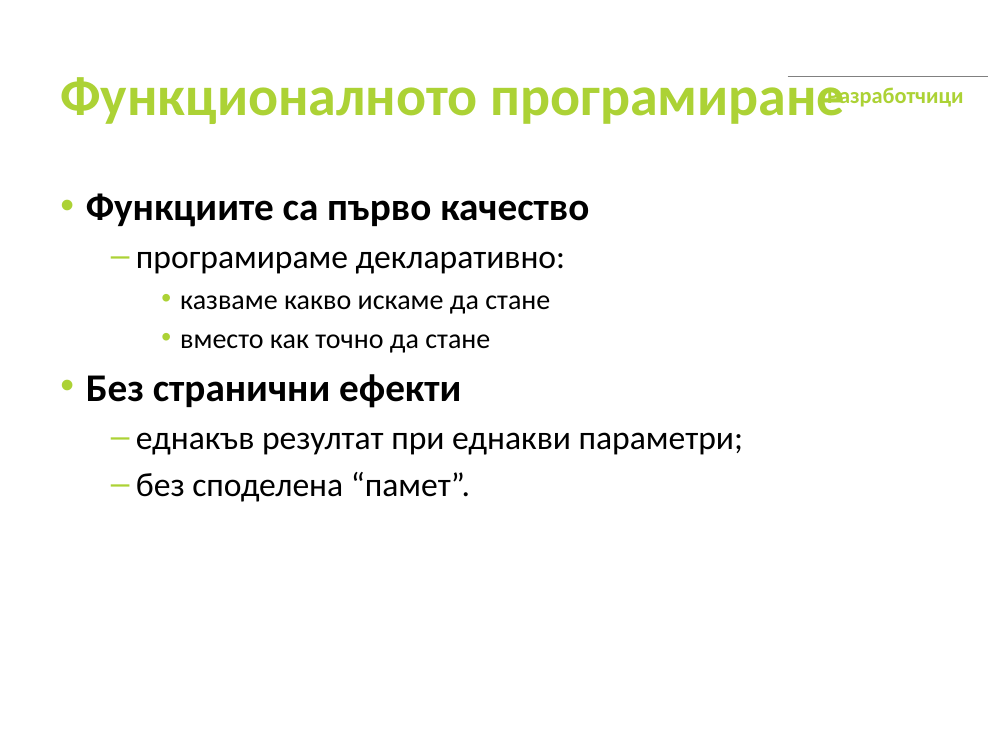
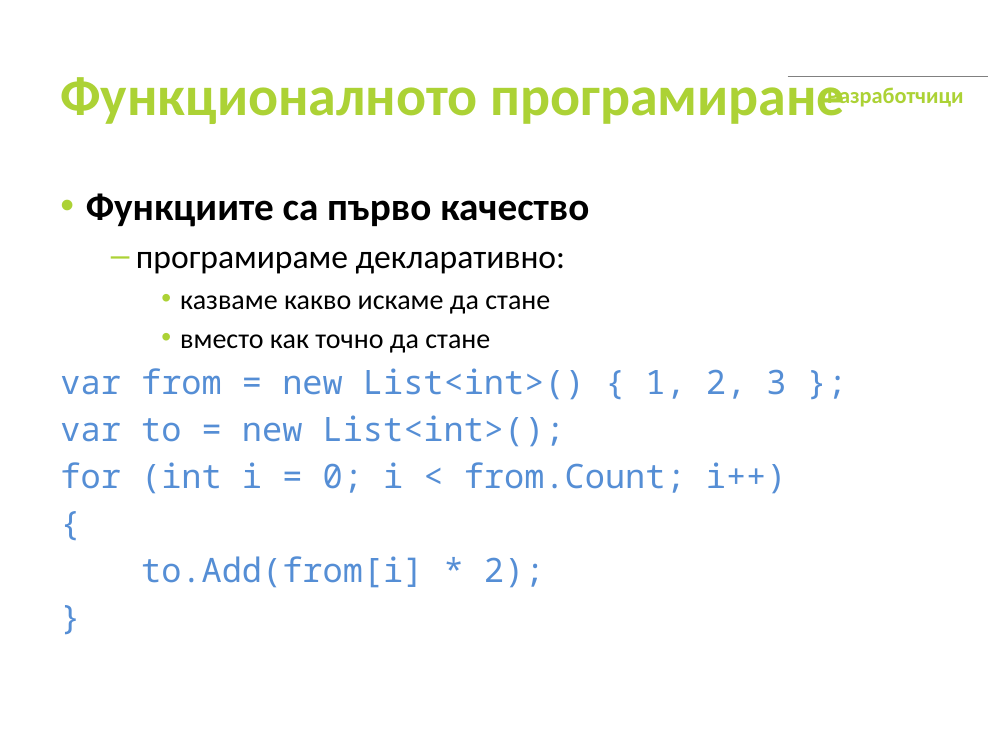
Before and after one commit to hdeshev/fsharp-msdays09, a slide deck: slide 6 of MSDays09_HristoDeshev.pptx. Drawn at 1008x756 pixels with LibreOffice and Linux fonts; fonts in the diff are those of the drawing; background and template pictures are left out. Boxes give left, top, right and bottom in pixels: in the first picture for what was removed or moved away, otherwise in the second. Text is boxed around its words. In the diff, an @@ line names an element or a change of style, - is before the commit and + after.

```diff
--- a/MSDays09_HristoDeshev.pptx
+++ b/MSDays09_HristoDeshev.pptx
@@ text at <box>60,368,787,588</box>: text changed; font Calibri to Noto Sans Mono; text colour #000000 to #558ED5 @@
-• Без странични ефекти
-  – еднакъв резултат при еднакви параметри;
-  – без споделена “памет”.
+var from = new List<int>() { 1, 2, 3 };
+var to = new List<int>();
+for (int i = 0; i < from.Count; i++)
+{
+to.Add(from[i] * 2);
+}
```
Also in this commit, not shown: 11 other slides changed, 1 slide added, 6 other files.
